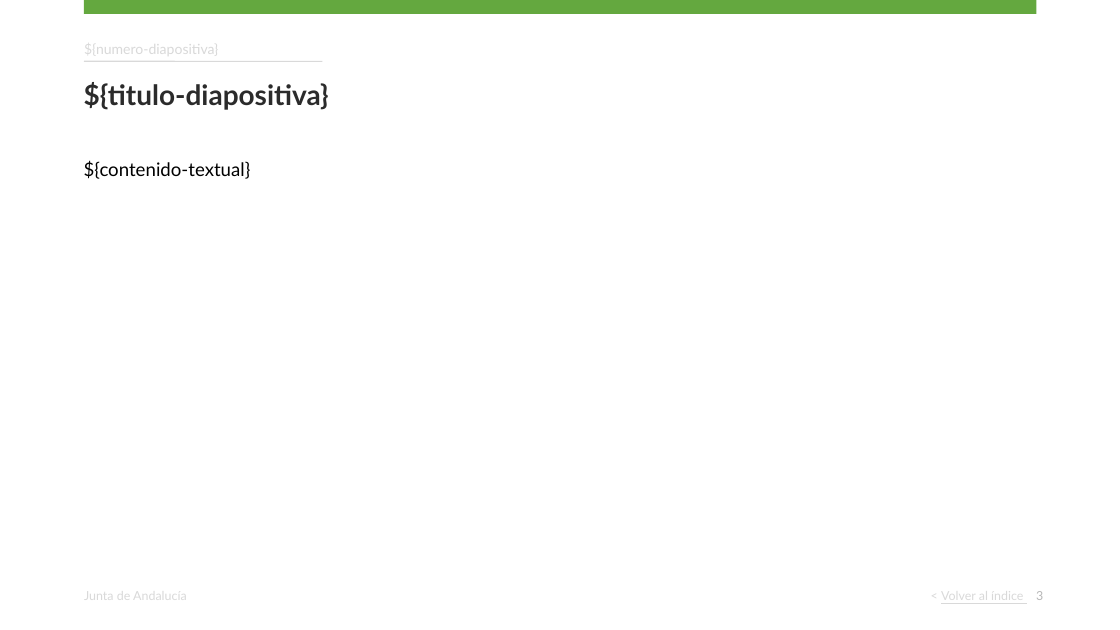
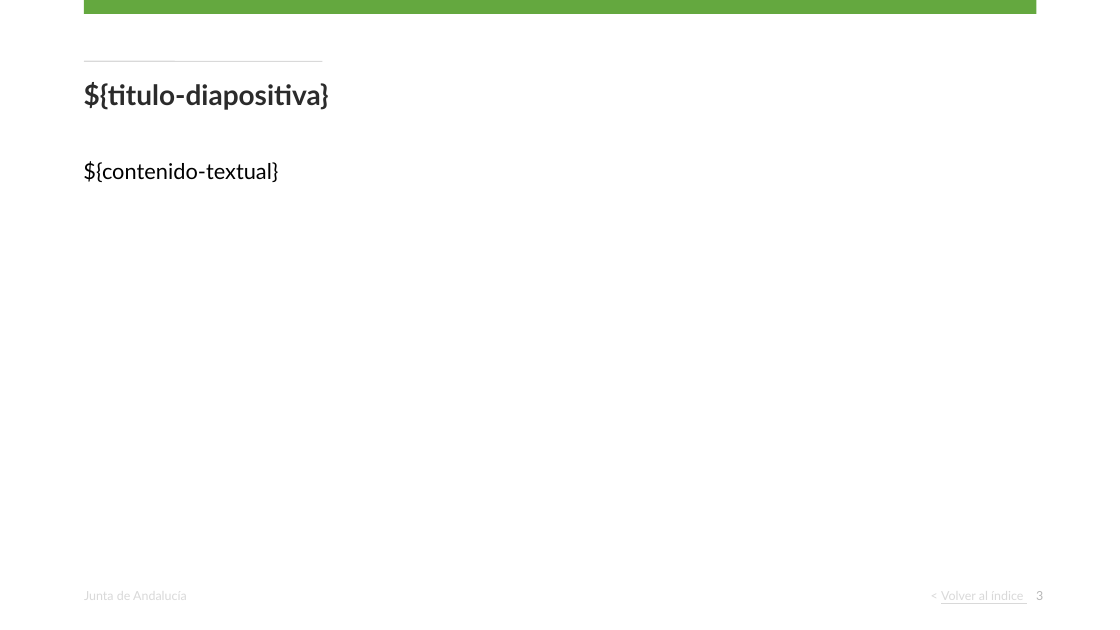
Before and after one commit to santigupro/curso-inap-iaprog-ejercicio-2-python, a slide deck: slide 3 of input/template.odp. Drawn at 1120x630 pixels with LibreOffice and Linux fonts; fonts in the diff are those of the drawing. Boxes give left, top, right and bottom in pixels: in the first picture for what was removed or moved away, otherwise in the second. Text is boxed around its words. In the diff, an @@ line names an element or a change of style, - is before the commit and + after.

```diff
--- a/input/template.odp
+++ b/input/template.odp
@@ text removed at <box>84,41,218,58</box> @@
-${numero-diapositiva}
@@ text "${contenido-textual}" at <box>83,161,278,182</box>: size 12 to 14 pt @@
```
Also in this commit, not shown: 1 other slide changed, 3 other files.
